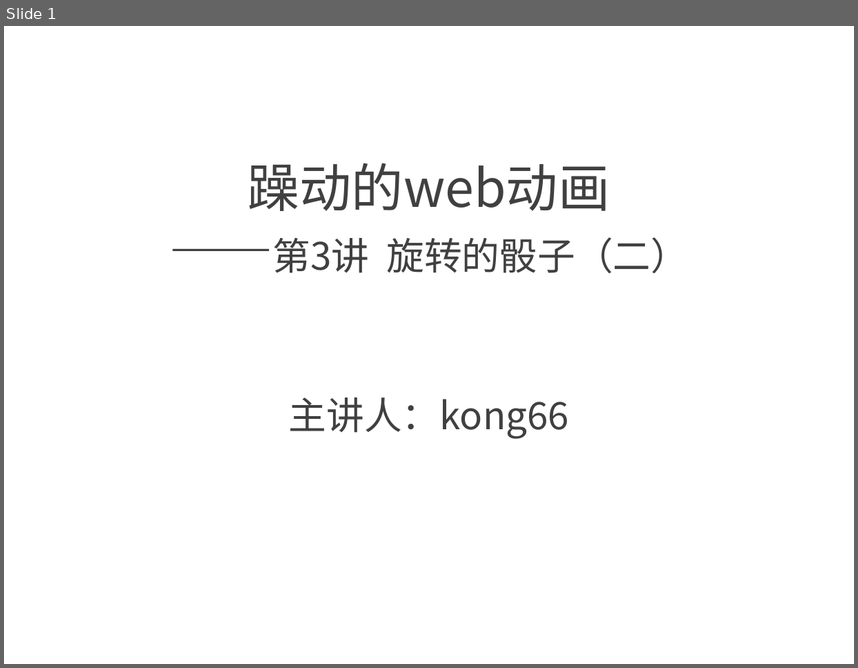
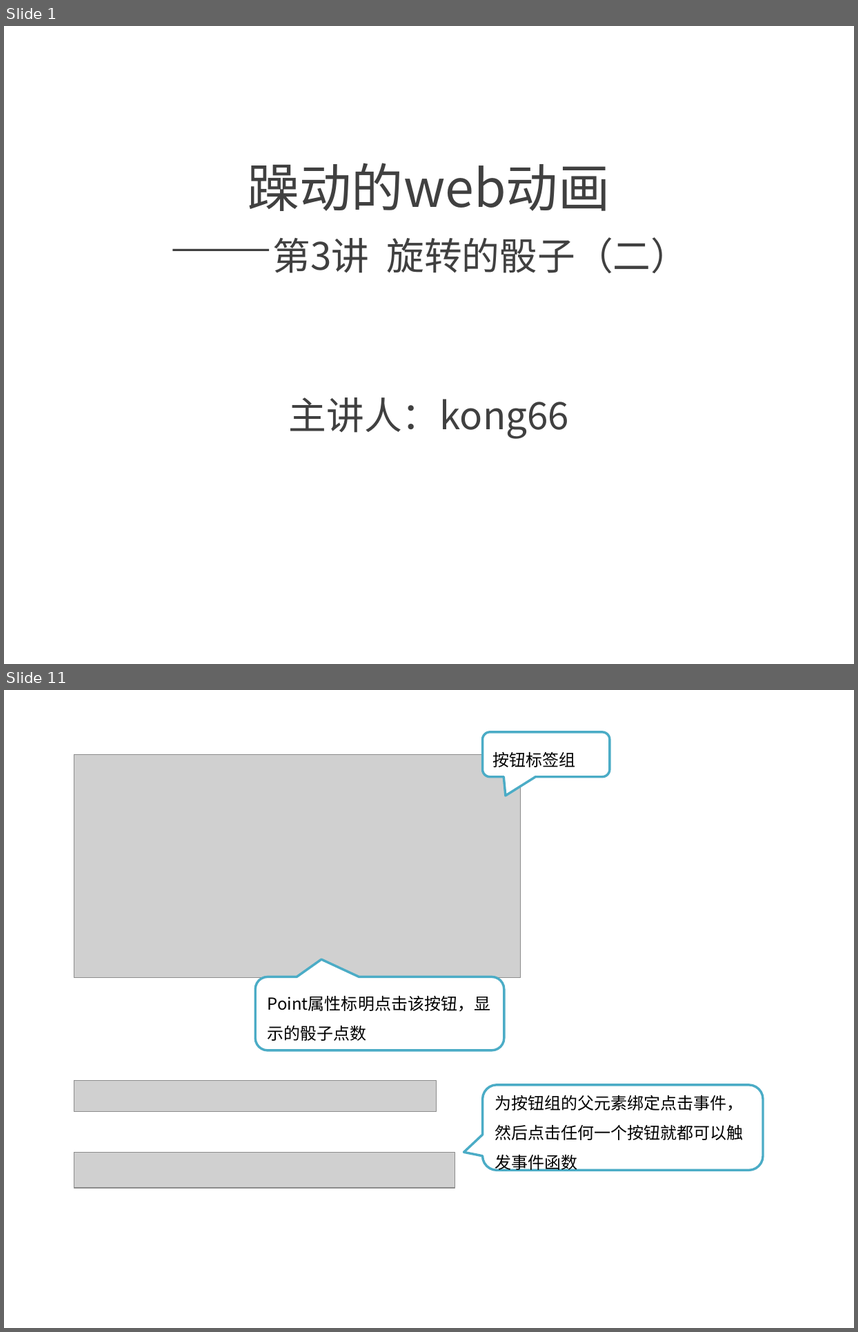
Before and after one commit to kong66/webAni, a slide deck: 3-dice2/dice.pptx. Shown one above the other, each under a label of ours: slide 1 before the commit, slides 1 and 11 after it; the slides between them are not shown. The pictures are 858x668 and 858x1332 pixels, drawn with LibreOffice and Linux fonts; fonts in the diff are those of the drawing; grey boxes stand for pictures. Boxes give left, top, right and bottom in pixels: in the first picture for what was removed or moved away, otherwise in the second. Text is boxed around its words. In the diff, an @@ line names an element or a change of style, - is before the commit and + after.

```diff
--- a/3-dice2/dice.pptx
+++ b/3-dice2/dice.pptx
@@ slide 11 added at (4, 690, 854, 1328), background #FFFFFF @@
@@ rounded speech box added at (483, 731, 610, 777), fill #FFFFFF, outline #4BACC6 2 pt, 14 pt, text #000000 @@
+按钮标签组
@@ picture added at (74, 755, 521, 978) @@
@@ rounded speech box added at (256, 976, 505, 1049), fill #FFFFFF, outline #4BACC6 2 pt, 14 pt, text #000000 @@
+Point属性标明点击该按钮，显示的骰子点数
@@ picture added at (74, 1080, 437, 1111) @@
@@ rounded speech box added at (483, 1085, 763, 1170), fill #FFFFFF, outline #4BACC6 2 pt, 14 pt, text #000000 @@
+为按钮组的父元素绑定点击事件，然后点击任何一个按钮就都可以触发事件函数
@@ picture added at (74, 1152, 455, 1188) @@
```
Also in this commit, not shown: 5 slides changed, 6 other slides added, 27 slides removed, 3 other files.
